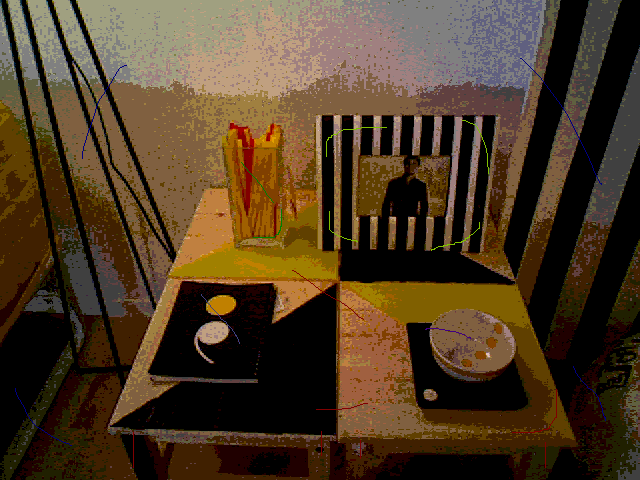
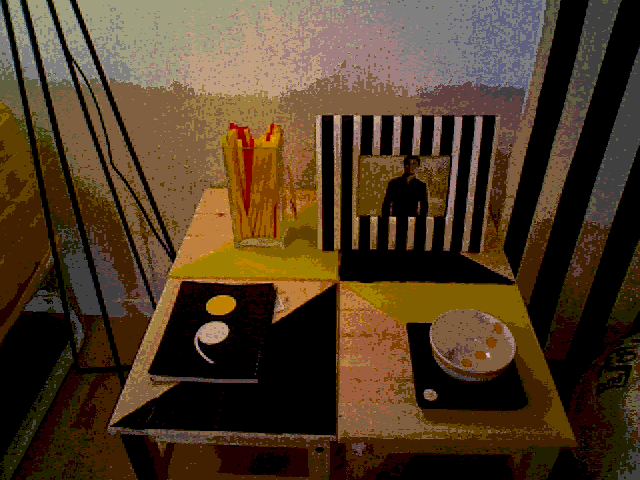
Two versions of the same layered image (640x480). Layer-by-layer changes:
removed layer "Layer #1" over [15, 58, 606, 468]
